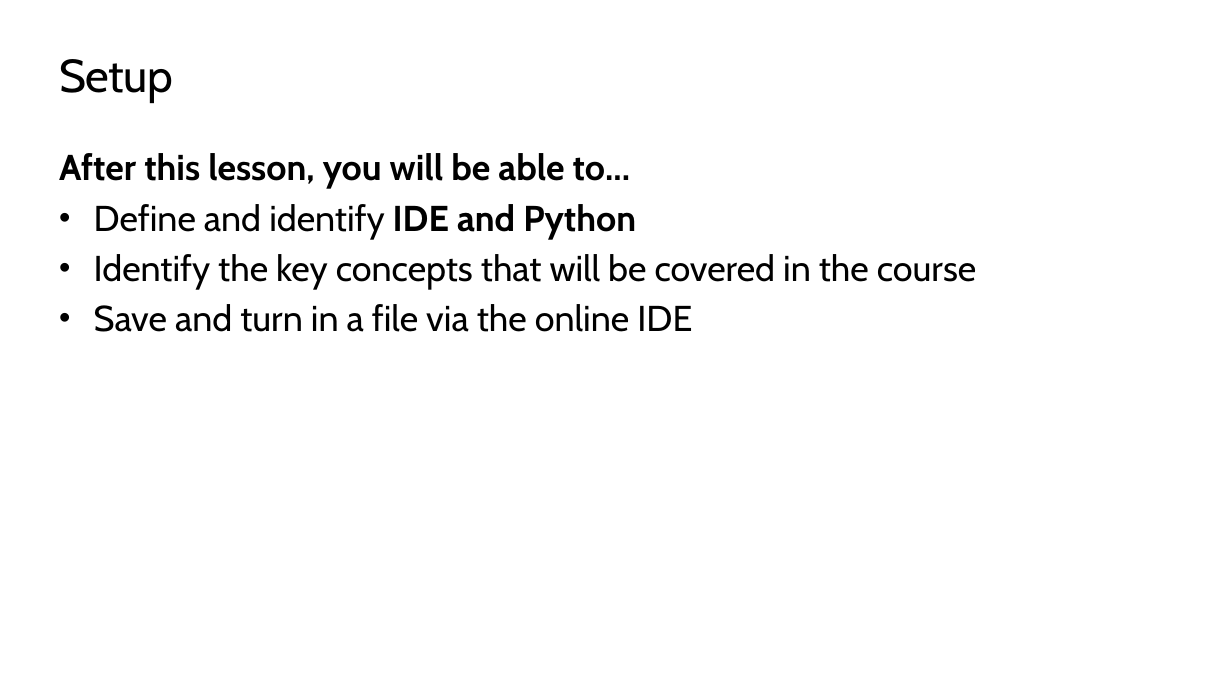
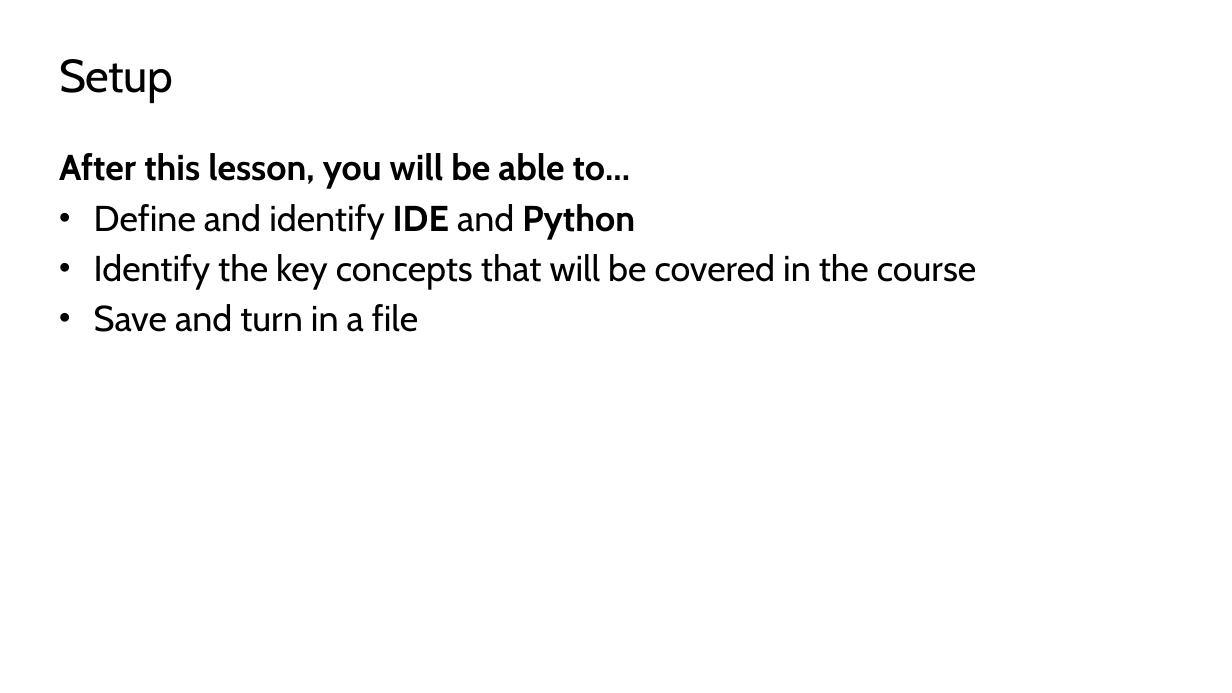
Before and after one commit to TEALSK12/2nd-semester-introduction-to-computer-science, a slide deck: slide 2 of docs/units/1_unit/slidedecks/Intro Python 1.01 TEALS.pptx. Drawn at 1232x693 pixels with LibreOffice and Linux fonts; fonts in the diff are those of the drawing; background and template pictures are left out. Boxes give left, top, right and bottom in pixels: in the first picture for what was removed or moved away, otherwise in the second. Text is boxed around its words. In the diff, an @@ line names an element or a change of style, - is before the commit and + after.

```diff
--- a/docs/units/1_unit/slidedecks/Intro Python 1.01 TEALS.pptx
+++ b/docs/units/1_unit/slidedecks/Intro Python 1.01 TEALS.pptx
@@ text at [94,204,635,240]: bold off in "and" @@
@@ text at [94,304,418,332]: text changed @@
-• Save and turn in a file via the online IDE
+• Save and turn in a file
```
Also in this commit, not shown: 2 other slides changed, 5 other files.
